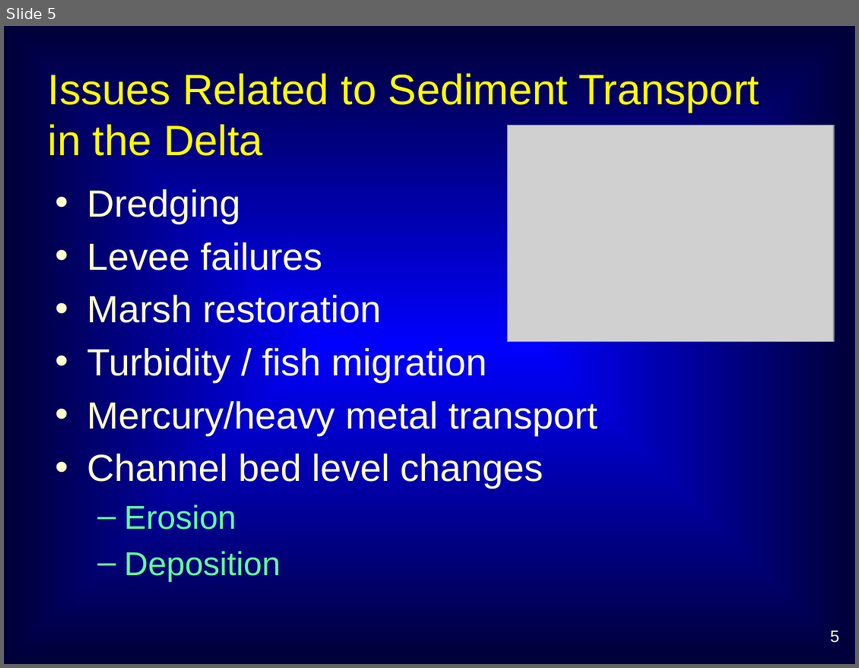
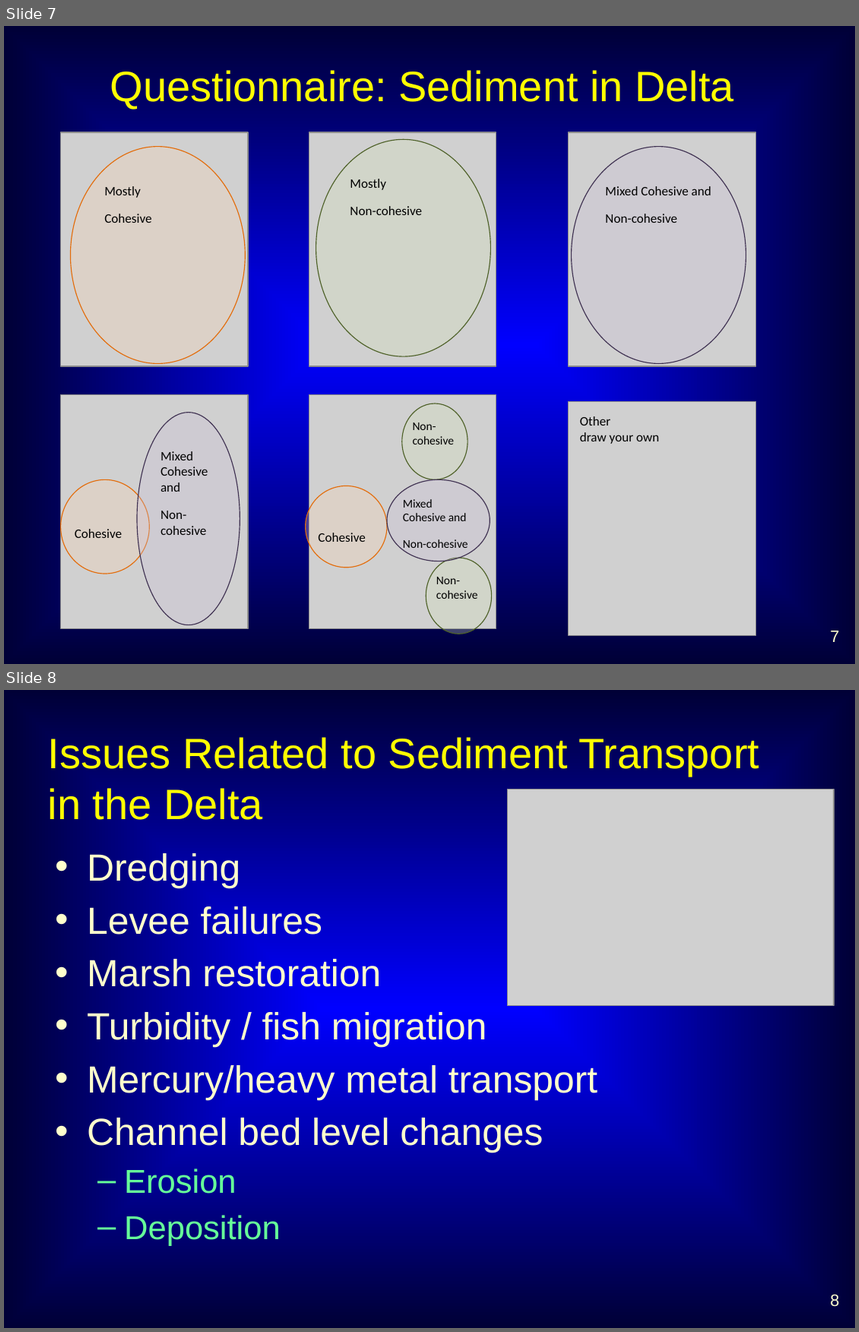
Before and after one commit to dwr-psandhu/dsm2-stm, a slide deck: stm/documents/TAC/Jan10/STM_TAC_Jan10_jamiea.pptx. Shown one above the other, each under a label of ours: slide 5 before the commit, slides 7 and 8 after it. The pictures are 859x668 and 859x1332 pixels, drawn with LibreOffice and Linux fonts; fonts in the diff are those of the drawing; grey boxes stand for pictures. Boxes give left, top, right and bottom in pixels: in the first picture for what was removed or moved away, otherwise in the second. Text is boxed around its words. In the diff, an @@ line names an element or a change of style, - is before the commit and + after.

```diff
--- a/stm/documents/TAC/Jan10/STM_TAC_Jan10_jamiea.pptx
+++ b/stm/documents/TAC/Jan10/STM_TAC_Jan10_jamiea.pptx
@@ slide 7 added at <box>4,26,855,664</box>, background gradient #0000FF to #000036 @@
@@ title added at <box>110,70,734,109</box>, 36 pt, text #FFFF00 @@
+Questionnaire: Sediment in Delta
@@ picture added at <box>61,132,248,366</box> @@
@@ picture added at <box>309,132,496,366</box> @@
@@ ellipse added at <box>316,139,491,357</box>, fill #D6E3BC at 30% opacity, outline #4E6128 0.75 pt, 11 pt, text #000000 @@
+Mostly
+Non-cohesive
@@ picture added at <box>569,132,756,366</box> @@
@@ ellipse added at <box>70,147,245,364</box>, fill #FBD4B4 at 30% opacity, outline #E36C0A 0.75 pt, 11 pt, text #000000 @@
+Mostly
+Cohesive
@@ ellipse added at <box>572,147,747,364</box>, fill #CCC0D9 at 30% opacity, outline #3F3151 0.75 pt, 11 pt, text #000000 @@
+Mixed Cohesive and
+Non-cohesive
@@ picture added at <box>61,395,248,629</box> @@
@@ ellipse added at <box>137,412,240,625</box>, fill #CCC0D9 at 30% opacity, outline #3F3151 0.75 pt, 11 pt, text #000000 @@
+Mixed Cohesive and
+Non-cohesive
@@ picture added at <box>309,395,496,629</box> @@
@@ ellipse added at <box>402,404,468,480</box>, fill #D6E3BC at 30% opacity, outline #4E6128 0.75 pt, 10 pt, text #000000 @@
+Non-cohesive
@@ picture added at <box>569,402,756,636</box> @@
@@ text added at <box>580,417,659,444</box>, 11 pt, text #000000 @@
+Other
+draw your own
@@ ellipse added at <box>61,480,150,573</box>, fill #FBD4B4 at 30% opacity, outline #E36C0A 0.75 pt, 11 pt, text #000000 @@
+Cohesive
@@ ellipse added at <box>387,480,490,561</box>, fill #CCC0D9 at 30% opacity, outline #3F3151 0.75 pt, 10 pt, text #000000 @@
+Mixed Cohesive and
+Non-cohesive
@@ ellipse added at <box>305,487,387,568</box>, fill #FBD4B4 at 30% opacity, outline #E36C0A 0.75 pt, 11 pt, text #000000 @@
+Cohesive
@@ ellipse added at <box>427,558,492,635</box>, fill #D6E3BC at 30% opacity, outline #4E6128 0.75 pt, 10 pt, text #000000 @@
+Non-cohesive
@@ page number added at <box>830,631,839,642</box>, 14 pt, text #FFFFCC @@
+7
@@ what was slide 5 is now slide 8 @@
@@ page number at <box>830,1294,839,1307</box>: text changed @@
-5
+8
```
Also in this commit, not shown: 9 slides changed, 2 other slides added, 1 slide removed.
